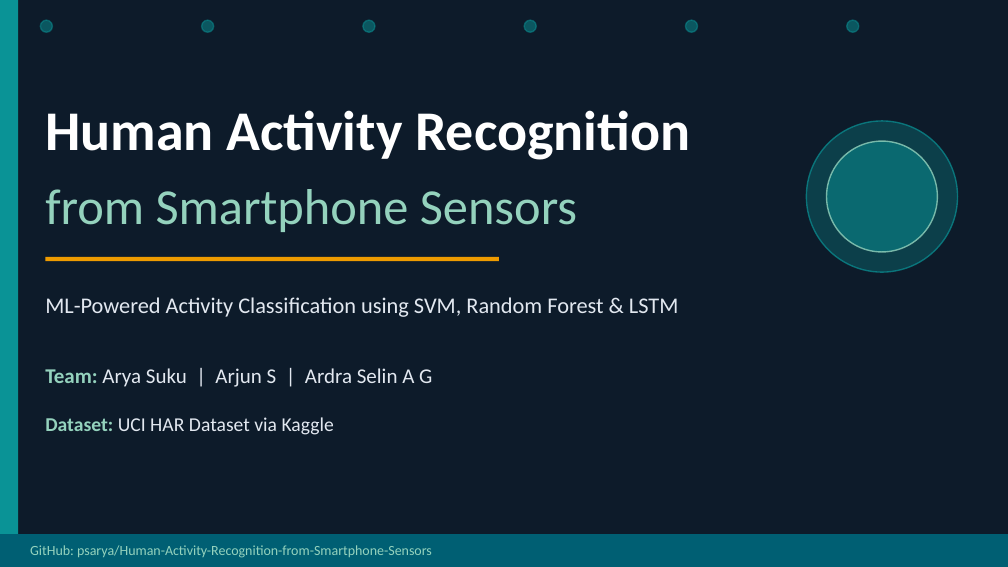
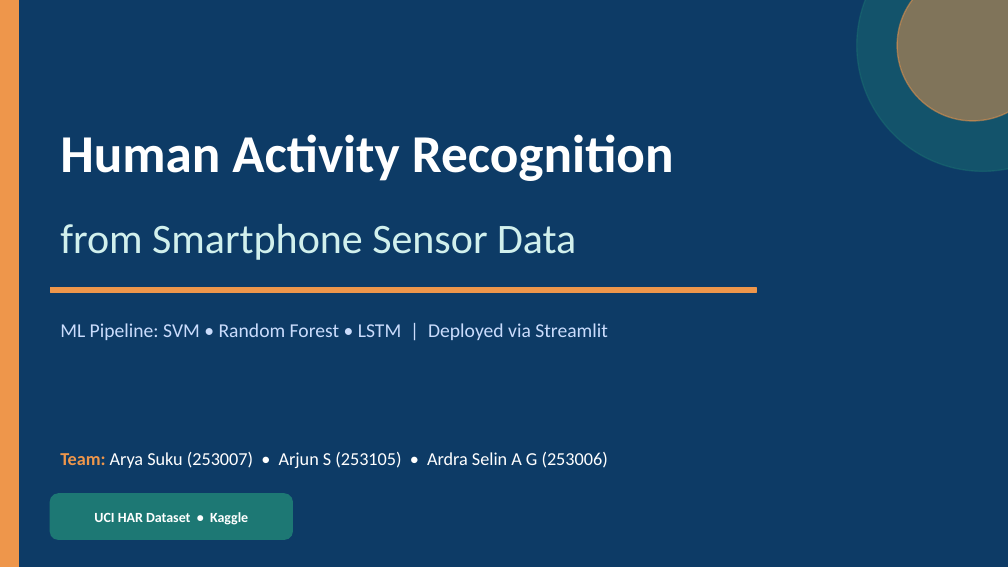
Before and after one commit to psarya/Human-Activity-Recognition-from-Smartphone-Sensors, a slide deck: slide 1 of HAR_Presentation.pptx. Drawn at 1008x567 pixels with LibreOffice and Linux fonts; fonts in the diff are those of the drawing. Boxes give left, top, right and bottom in pixels: in the first picture for what was removed or moved away, otherwise in the second. Text is boxed around its words. In the diff, an @@ line names an element or a change of style, - is before the commit and + after.

Commit message:
uploaded the edited ppt

```diff
--- a/HAR_Presentation.pptx
+++ b/HAR_Presentation.pptx
@@ background #0D1B2A to #0D3B66 @@
@@ rectangle at box(0, 0, 18, 566): fill #0A9396 to #EE964B; outline none to #EE964B 1 pt @@
@@ ellipse removed at box(40, 20, 52, 32) @@
@@ ellipse removed at box(202, 20, 214, 32) @@
@@ ellipse removed at box(363, 20, 375, 32) @@
@@ ellipse removed at box(524, 20, 536, 32) @@
@@ ellipse removed at box(685, 20, 698, 32) @@
@@ ellipse removed at box(847, 20, 859, 32) @@
@@ ellipse added at box(857, 0, 1008, 171), fill #1D7874 at 40% opacity, outline #1D7874 1 pt @@
@@ ellipse added at box(897, 0, 1008, 121), fill #EE964B at 50% opacity, outline #EE964B 1 pt @@
@@ text "Human Activity Recognition": place and size @@
-text "Human Activity Recognition" at box(45, 110, 690, 160)
+text "Human Activity Recognition" at box(60, 134, 674, 181)
@@ text "Human Activity Recognition" at box(60, 134, 674, 181): size 40 to 38 pt @@
@@ ellipse removed at box(806, 121, 958, 272) @@
@@ ellipse removed at box(827, 141, 937, 252) @@
@@ text at box(60, 224, 576, 260): text changed; size 36 to 30 pt; text colour #94D2BD to #D1F0ED @@
-from Smartphone Sensors
+from Smartphone Sensor Data
@@ rectangle removed at box(45, 257, 499, 261) @@
@@ rectangle added at box(50, 287, 756, 292), fill #EE964B, outline #EE964B 1 pt @@
@@ text at box(60, 323, 608, 340): text changed; size 16 to 14 pt; text colour #E2E8F0 to #CADCFC @@
-ML-Powered Activity Classification using SVM, Random Forest & LSTM
+ML Pipeline: SVM • Random Forest • LSTM | Deployed via Streamlit
@@ text at box(60, 452, 608, 468): text changed; size 15 to 13 pt; text colour #E2E8F0 to #FFFFFF @@
-Team: Arya Suku | Arjun S | Ardra Selin A G
+Team: Arya Suku (253007) • Arjun S (253105) • Ardra Selin A G (253006)
@@ rounded rectangle added at box(50, 494, 292, 539), fill #1D7874, outline #1D7874 1 pt @@
@@ rectangle removed at box(0, 534, 1008, 567) @@
@@ text at box(94, 512, 248, 525): text changed; size 14 to 10 pt; text colour #E2E8F0 to #FFFFFF; bold on @@
-Dataset: UCI HAR Dataset via Kaggle
+UCI HAR Dataset • Kaggle
@@ text removed at box(30, 545, 432, 558) @@
-GitHub: psarya/Human-Activity-Recognition-from-Smartphone-Sensors
```
Also in this commit, not shown: 5 other slides changed, 4 slides added, 2 slides removed.
